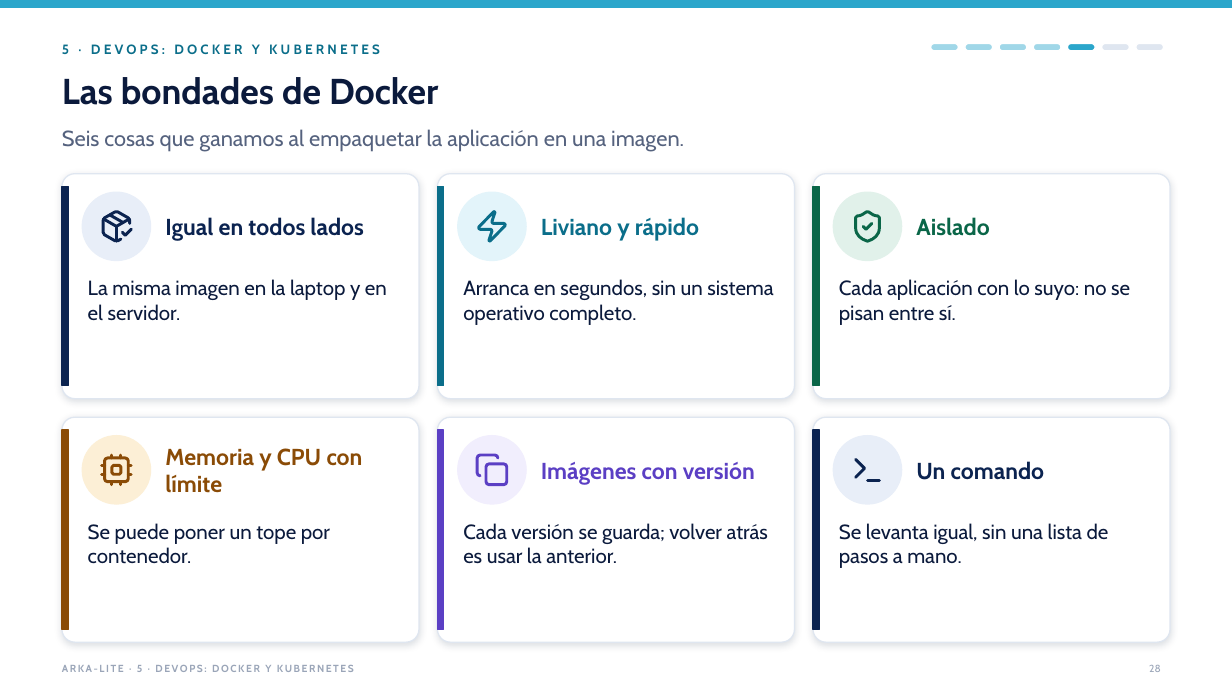
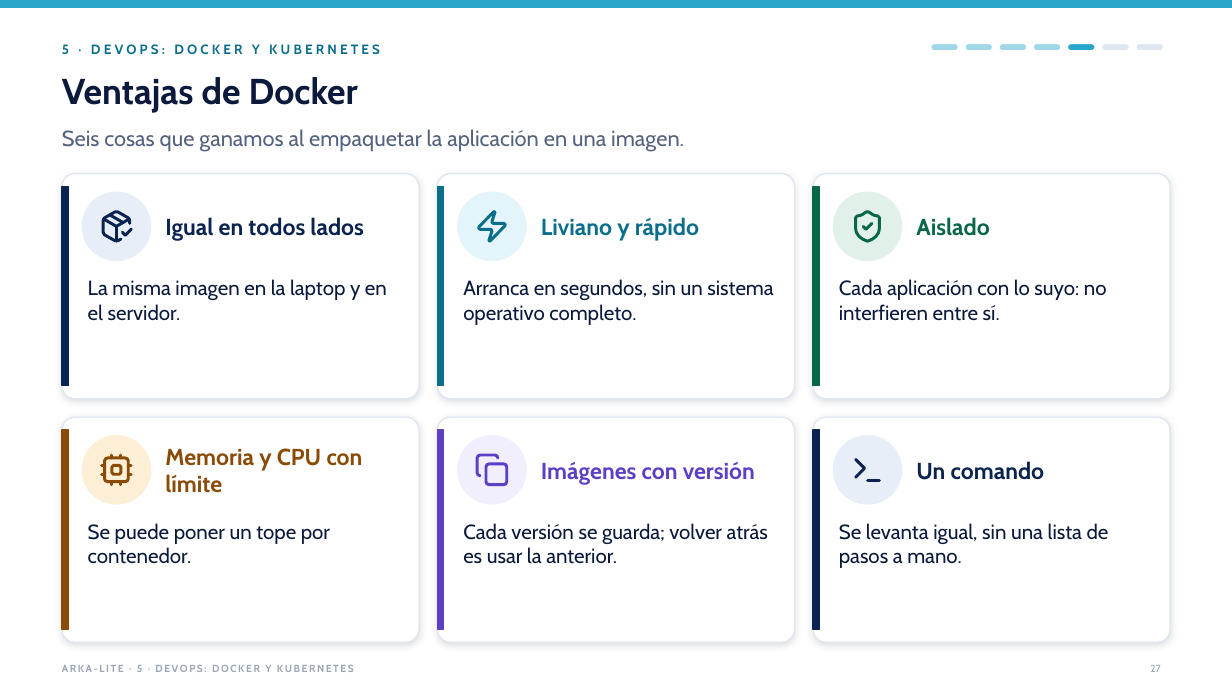
Before and after one commit to jfranceschi-dev/arka-lite, a slide deck: slide 27 of docs/presentation-data/pptx/ARKA-Lite-ejecutivo-con-videos.pptx (slide 28 before the commit). Drawn at 1232x693 pixels with LibreOffice and Linux fonts; fonts in the diff are those of the drawing. Boxes give left, top, right and bottom in pixels: in the first picture for what was removed or moved away, otherwise in the second. Text is boxed around its words. In the diff, an @@ line names an element or a change of style, - is before the commit and + after.

```diff
--- a/docs/presentation-data/pptx/ARKA-Lite-ejecutivo-con-videos.pptx
+++ b/docs/presentation-data/pptx/ARKA-Lite-ejecutivo-con-videos.pptx
@@ text at <box>62,77,358,112</box>: text changed @@
-Las bondades de Docker
+Ventajas de Docker
@@ text at <box>839,279,1107,321</box>: text changed @@
-Cada aplicación con lo suyo: no se pisan entre sí.
+Cada aplicación con lo suyo: no interfieren entre sí.
@@ page number at <box>1150,665,1161,672</box>: text changed @@
-28
+27
```
Also in this commit, not shown: 8 other slides changed, 2 slides added, 4 slides removed, 35 other files.
